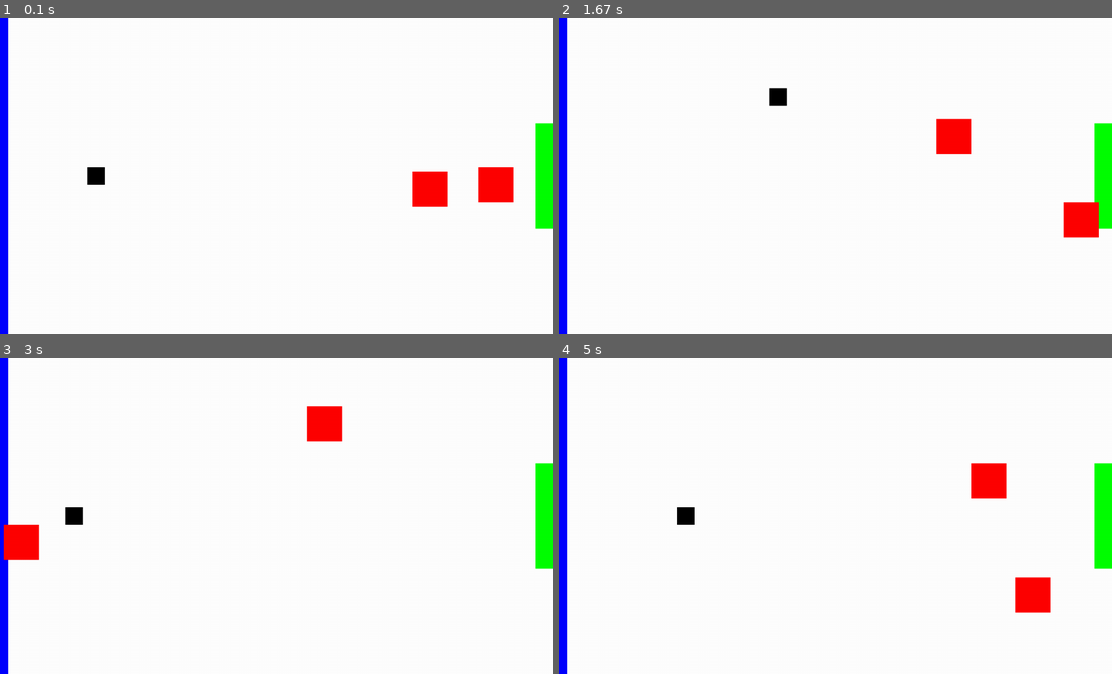
Above: before the commit, frames 1-4 (two rows, left to right).
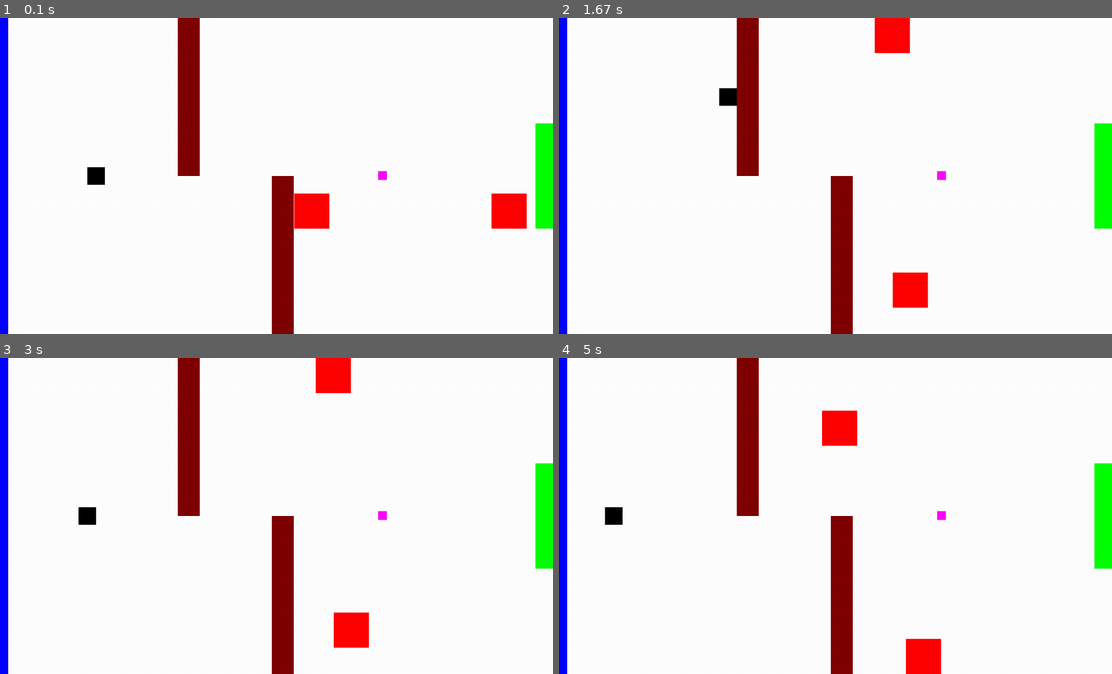
Above: after the commit, the same moments.

Repository: alexs551/become_a_rectangle
Game: pygame game, started from main.py
Two runs of this game, one before a commit and one after it. Both use one fixed random seed, a clock stepped at 60 frames per second and the inputs below.
Inputs:
- Up to frame 1 (0.1 s): no input
- Up to frame 2 (1.67 s): hold D 0.33-0.8 s; hold W 0.83-1.13 s; hold D 1.17-1.63 s
- Up to frame 3 (3 s): hold A 1.67-2.2 s; hold S 2.23-2.53 s; hold A 2.57-2.97 s
- Up to frame 4 (5 s): hold W 3-3.37 s; hold D 3.4-4.03 s; hold S 4.07-4.43 s; hold A 4.47-4.93 s; hold D from 4.97 s (still down)

The runs differ from the first frame. In frame 1, 6.8% of the frame differs, in the area x 32-96%, y 0-100%; in frame 2, 7.4%, in the area x 28-98%, y 0-100%; in frame 3, 7.3%; in frame 4, 7.4%.

Commit message:
Add files via upload

Diff:
--- a/main.py
+++ b/main.py
@@ -1,103 +1,199 @@
 import pygame
-from pygame.locals import *
+import random
 
 score = 0
 speedx = 10
 speedy = 10
-pygame.init() # initialise pygame
-screen = pygame.display.set_mode((1280, 720)) # initialise display
+
+pygame.init()  # initialise pygame
+screen = pygame.display.set_mode((1280, 720))  # initialise display
 running = True
 clock = pygame.time.Clock()
+powerupon = False
 
-enemy1speedx = 15 # define enemy speeds
-enemy1speedy = 10
-enemy2speedx = 10
-enemy2speedy = 15
+enemy1speedx = 20  # define enemy speeds
+enemy1speedy = 20
+enemy2speedx = 5
+enemy2speedy = 10
 
-positionx = screen.get_width() / 2 -400
-positiony = screen.get_height() / 2
+# use integers for rect positions
+positionx = screen.get_width() // 2 - 400
+positiony = screen.get_height() // 2
 
-mainrect = pygame.draw.rect(screen, (0,0,0), (positionx-20, positiony-20, 40, 40)) # draw rects
-enemy1 = pygame.draw.rect(screen, (255,0,0), (positionx+780, positiony-80, 80, 80))
-enemy2 = pygame.draw.rect(screen, (255,0,0), (positionx+780, positiony+80, 80, 80))
+# randomises location of powerup
+powerupx = random.randint(0, screen.get_width() - 20)
+powerupy = random.randint(0, screen.get_height() - 20)
+
+# create rects (rect objects store position and size, drawing happens later)
+mainrect = pygame.Rect(positionx - 20, positiony - 20, 40, 40)
+enemy1 = pygame.Rect(positionx + 780, positiony - 80, 80, 80)
+enemy2 = pygame.Rect(random.randint(0, screen.get_width()), positiony + 80, 80, 80)
+powerup = pygame.Rect(powerupx, powerupy, 20, 20)
+obstacle1 = pygame.Rect(screen.get_width() // 2, screen.get_height() // 2, 50, 700)
+obstacle2 = pygame.Rect(screen.get_width() // 3, 0, 50, screen.get_height() // 2)
+
 
 while running:
     for event in pygame.event.get():
-        if event.type == pygame.QUIT: # stops the loop if the red 'X' is pressed
+        if event.type == pygame.QUIT:  # stops the loop if the red 'X' is pressed
             running = False
 
     fps = round(clock.get_fps(), 1)
+    pygame.display.set_caption(f"FPS: {fps}, SCORE: {score}")  # display fps and score on the window title
 
-    pygame.display.set_caption(f"FPS: {fps}, SCORE: {score}") # display fps and score on the window title
-
-    enemy1.x += enemy1speedx # enemy movement logic
+    # enemy movement logic
+    enemy1.x += enemy1speedx
     enemy1.y += enemy1speedy
     enemy2.x -= enemy2speedx
     enemy2.y -= enemy2speedy
 
     keys = pygame.key.get_pressed()
-    if keys[pygame.K_w]: # detects if the 'W' key is pressed
-        mainrect.y -= speedy # y axis works opposite to a graph, so -= must be used
-    if keys[pygame.K_s]:
-        mainrect.y += speedy
+
+    # move in X first
     if keys[pygame.K_a]:
-        mainrect.x -= speedx # x axis works similar to a graph, so -= must be used again
+        mainrect.x -= speedx
     if keys[pygame.K_d]:
         mainrect.x += speedx
 
+    # check X collision with obstacles
+    if mainrect.colliderect(obstacle1):
+        if keys[pygame.K_d]:
+            mainrect.right = obstacle1.left
+        if keys[pygame.K_a]:
+            mainrect.left = obstacle1.right
+    if mainrect.colliderect(obstacle2):
+        if keys[pygame.K_d]:
+            mainrect.right = obstacle2.left
+        if keys[pygame.K_a]:
+            mainrect.left = obstacle2.right
 
-    screen.fill("white") # clear the screen
+    # move in Y second
+    if keys[pygame.K_w]:
+        mainrect.y -= speedy
+    if keys[pygame.K_s]:
+        mainrect.y += speedy
 
-    kill = pygame.draw.rect(screen, (0,0,255), (0, 0, 40, screen.get_height())) # creates border that kills the player
-
-    finish = pygame.draw.rect(screen, (0,255,0), (screen.get_width()-40, screen.get_height()/3, 40, screen.get_height()-(screen.get_height()*2)/3)) # creates finish line
+    # check Y collision with obstacles
+    if mainrect.colliderect(obstacle1):
+        if keys[pygame.K_s]:
+            mainrect.bottom = obstacle1.top
+        if keys[pygame.K_w]:
+            mainrect.top = obstacle1.bottom
+    if mainrect.colliderect(obstacle2):
+        if keys[pygame.K_s]:
+            mainrect.bottom = obstacle2.top
+        if keys[pygame.K_w]:
+            mainrect.top = obstacle2.bottom
 
 
 
-    # collision logic
-    if mainrect.right >= screen.get_width(): # checks if the edges of the player rect are colliding with the edge of the screen
-        mainrect.right = screen.get_width() # prevents the player from going past the edge of the screen
+    screen.fill("white")  # clear the screen every frame to redraw everything cleanly
+
+    kill = pygame.Rect(0, 0, 40, screen.get_height())  # creates border that kills the player
+    finish = pygame.Rect(screen.get_width() - 40,
+                         screen.get_height() // 3,
+                         40,
+                         screen.get_height() - (screen.get_height() * 2) // 3)  # creates finish line
+
+    # keeps player inside screen boundaries
+    if mainrect.right >= screen.get_width():
+        mainrect.right = screen.get_width()
     if mainrect.left <= 0:
         mainrect.left = 0
     if mainrect.bottom >= screen.get_height():
         mainrect.bottom = screen.get_height()
     if mainrect.top <= 0:
         mainrect.top = 0
-    if mainrect.colliderect(kill): # checks if the player collides with a border or an enemy
-        mainrect = pygame.draw.rect(screen, (0,0,0), (positionx-20, positiony-20, 40, 40)) # redraws player when they die / collide with a border or enemy
+
+    # checks if player collides with kill border
+    if mainrect.colliderect(kill):
+        mainrect.x = positionx - 20
+        mainrect.y = positiony - 20
+
+    # checks if player reaches finish line
     if mainrect.colliderect(finish):
-        mainrect = pygame.draw.rect(screen, (0,0,0), (positionx-20, positiony-20, 40, 40)) # redraws player and adds a point to the score
+        mainrect.x = positionx - 20
+        mainrect.y = positiony - 20
         score += 1
-    if mainrect.colliderect(enemy1):
-        mainrect = pygame.draw.rect(screen, (0,0,0), (positionx-20, positiony-20, 40, 40))
-    if mainrect.colliderect(enemy2):
-        mainrect = pygame.draw.rect(screen, (0,0,0), (positionx-20, positiony-20, 40, 40))
-    if enemy1.left <= 0: # checks if the edges of the enemy rect are colliding with the edge of the screen
-        enemy1speedx *= -1 # inverts the enemy speed so they bounce off the walls
-    if enemy1.right >= screen.get_width():
+
+        # randomises location of powerup
+        powerup.x = random.randint(0, screen.get_width() - 20)
+        powerup.y = random.randint(0, screen.get_height() - 20)
+
+        powerupon = False  # resets powerup state
+
+        # resets enemy speeds
+        enemy1speedx = 25
+        enemy1speedy = 25
+        enemy2speedx = 5
+        enemy2speedy = 10
+
+    # checks collision with enemies
+    if mainrect.colliderect(enemy1) or mainrect.colliderect(enemy2):
+        mainrect.x = positionx - 20
+        mainrect.y = positiony - 20
+
+    # makes enemies bounce off screen edges
+    if enemy1.left <= 0 or enemy1.right >= screen.get_width():
         enemy1speedx *= -1
-    if enemy1.top <= 0:
+    if enemy1.top <= 0 or enemy1.bottom >= screen.get_height():
         enemy1speedy *= -1
-    if enemy1.bottom >= screen.get_height():
+
+    if enemy2.left <= 0 or enemy2.right >= screen.get_width():
+        enemy2speedx *= -1
+    if enemy2.top <= 0 or enemy2.bottom >= screen.get_height():
+        enemy2speedy *= -1
+
+    # makes enemies bounce off each other
+    if enemy1.colliderect(enemy2):
+        enemy1speedx *= -1
         enemy1speedy *= -1
-    if enemy2.left <= 0:
         enemy2speedx *= -1
-    if enemy2.right >= screen.get_width():
+        enemy2speedy *= -1
+
+    # checks if player collects the powerup
+    if mainrect.colliderect(powerup) and not powerupon:
+        powerupon = True  # disables powerup after collection
+
+        # halves enemy speed but keeps it as an integer
+        enemy1speedx //= 2
+        enemy1speedy //= 2
+        enemy2speedx //= 2
+        enemy2speedy //= 2
+
+        # moves powerup off screen after collection
+        powerup.x = -100
+        powerup.y = -100
+
+    # smoother obstacle collision logic
+    if enemy1.colliderect(obstacle1):
+        enemy1speedx *= -1
+        enemy1speedy *= -1
+    if enemy2.colliderect(obstacle1):
         enemy2speedx *= -1
-    if enemy2.top <= 0:
         enemy2speedy *= -1
-    if enemy2.bottom >= screen.get_height():
+    if enemy1.colliderect(obstacle2):
+        enemy1speedx *= -1
+        enemy1speedy *= -1
+    if enemy2.colliderect(obstacle2):
+        enemy2speedx *= -1
         enemy2speedy *= -1
-    if enemy2.colliderect(enemy1): # checks if the enemies collide with each other
-        enemy1speedy *= -1 # inverts the enemy speed so they bounce off each other
-        enemy1speedx *= -1
-        enemy2speedy *= -1
-        enemy2speedx *= -1
 
-    pygame.draw.rect(screen, (0,0,0), mainrect) # redraws the player and enemy rects every frame
-    pygame.draw.rect(screen, (255,0,0), enemy1)
-    pygame.draw.rect(screen, (255,0,0), enemy2)
+    # draws all game objects every frame
+    pygame.draw.rect(screen, (0, 0, 255), kill)
+    pygame.draw.rect(screen, (0, 255, 0), finish)
+    pygame.draw.rect(screen, (0, 0, 0), mainrect)
+    pygame.draw.rect(screen, (255, 0, 0), enemy1)
+    pygame.draw.rect(screen, (255, 0, 0), enemy2)
+    pygame.draw.rect(screen, (128, 0, 0), obstacle1)
+    pygame.draw.rect(screen, (128, 0, 0), obstacle2)
 
-    pygame.display.flip() # puts the changes on screen
+    # draws the powerup only if it is not currently collected
+    if not powerupon:
+        pygame.draw.rect(screen, (255, 0, 255), powerup)
 
-    dt = clock.tick(60) / 1000 # limits fps to 60
+    pygame.display.flip()  # puts the updated frame on screen
+
+    dt = clock.tick(60) / 1000  # limits fps to 60
+
+pygame.quit()
